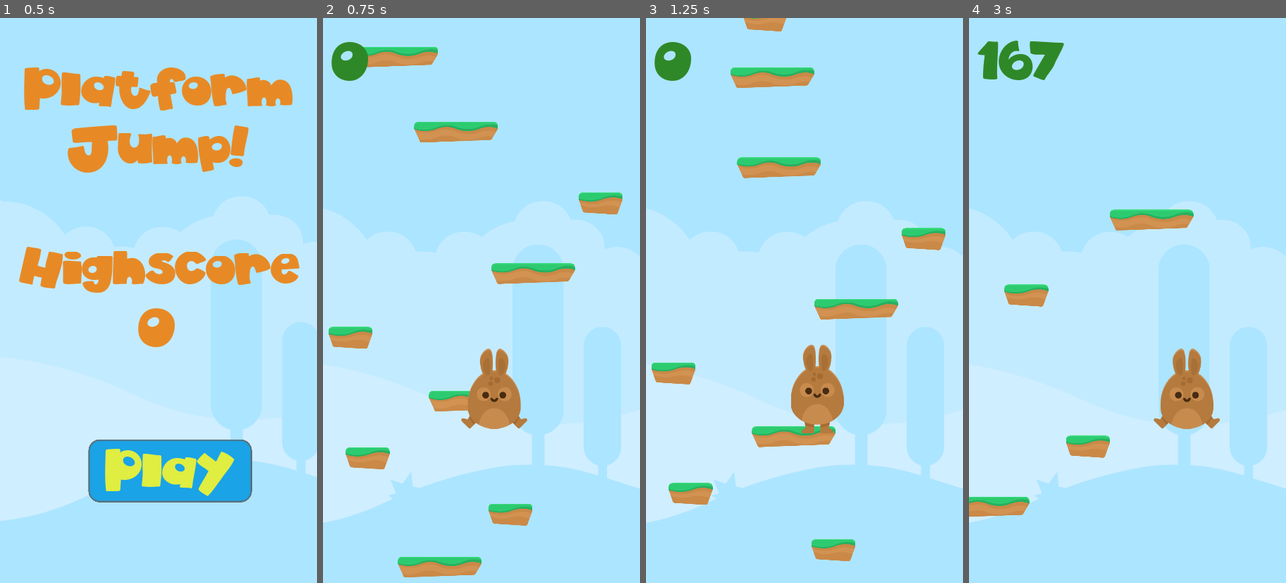
Above: before the commit, frames 1-4 (left to right).
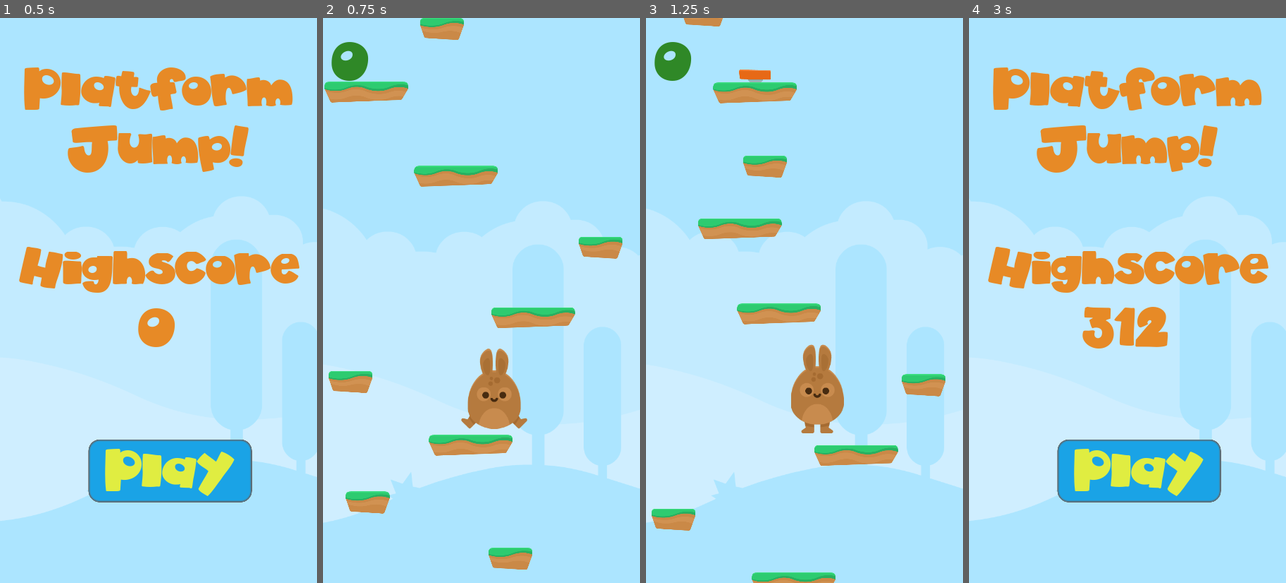
Above: after the commit, the same moments.

Repository: jagc/platformJump
Game: Godot game, scene res://scenes/menu.tscn
The game is run twice, just before and just after one commit, with the same random seed, the same clock (stepped at 60 frames per second) and the same inputs.
Inputs:
- Up to frame 1 (0.5 s): no input
- Up to frame 2 (0.75 s): click "Play" at 0.5 s
- Up to frame 3 (1.25 s): no input
- Up to frame 4 (3 s): tap Enter (ui_accept) at 1.25, 1.52, 2.27 s; hold Right (ui_right) 1.28-2.03 s; hold Left (ui_left) 2.03-2.78 s; hold Right (ui_right) from 2.78 s (still down)

Frame 1 is identical in both runs. In frame 2, 12% of the frame differs, in the area x 0-95%, y 0-99%; in frame 3, 10%; in frame 4, 24%, in the area x 0-100%, y 4-90%.

Commit message:
refinement of platform chance for gameplay

Diff:
--- a/scenes/movingGrassPlatform.tscn
+++ b/scenes/movingGrassPlatform.tscn
@@ -5,7 +5,7 @@
 
 [sub_resource type="Curve2D" id=1]
 _data = {
-"points": PoolVector2Array( 0, 0, 0, 0, -224.728, -62.0013, 0, 0, 0, 0, -1.55319, -0.913315, 0, 0, 0, 0, 224, -64 )
+"points": PoolVector2Array( 0, 0, 0, 0, -288, -128, 0, 0, 0, 0, -1.55319, -0.913315, 0, 0, 0, 0, 288, -128 )
 }
 
 [node name="movingGrassPlatform" type="Path2D"]
--- a/scripts/game.gd
+++ b/scripts/game.gd
@@ -10,14 +10,14 @@
 const MAX_INTERVAL = 250
 const INITIAL_PLATFORMS_COUNT = 10
 const SPECIAL_PLATFORMS_CHANCE_CAP = 90
-const SPECIAL_PLATFORMS_CHANCE_INCREMENT = 5
+export var SPECIAL_PLATFORMS_CHANCE_INCREMENT = 7.5
 
 var special_platforms_chance = 0
 var current_max_interval
 var current_min_interval
 var last_spawn_height
 var screen_size
-var player_score_checkpoint = 1000
+export var player_score_checkpoint = 1000
 var is_player_score_checkpoint = false
 
 func _ready():
--- a/scripts/player.gd
+++ b/scripts/player.gd
@@ -5,7 +5,7 @@
 const GRAVITY = 1500
 const GRAVITY_INCREMENT = 2500
 const JUMP_DECREMENT = 100
-const JUMP_FORCE = 40
+const JUMP_FORCE = 50
 
 export var speed = 500
 
